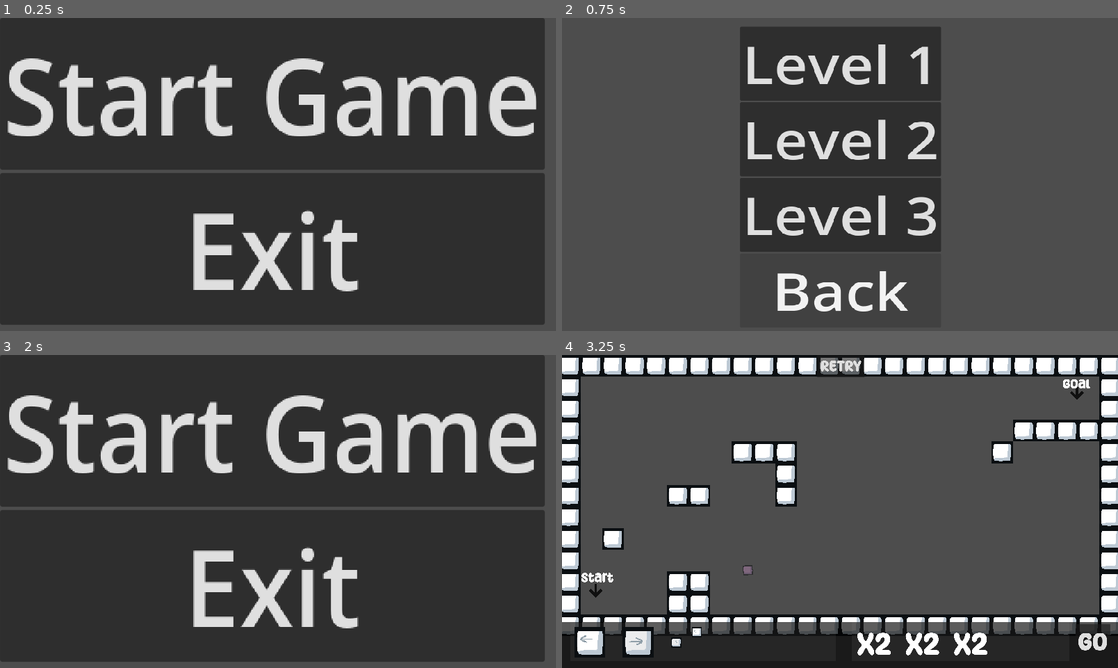
Above: before the commit, frames 1-4 (two rows, left to right).
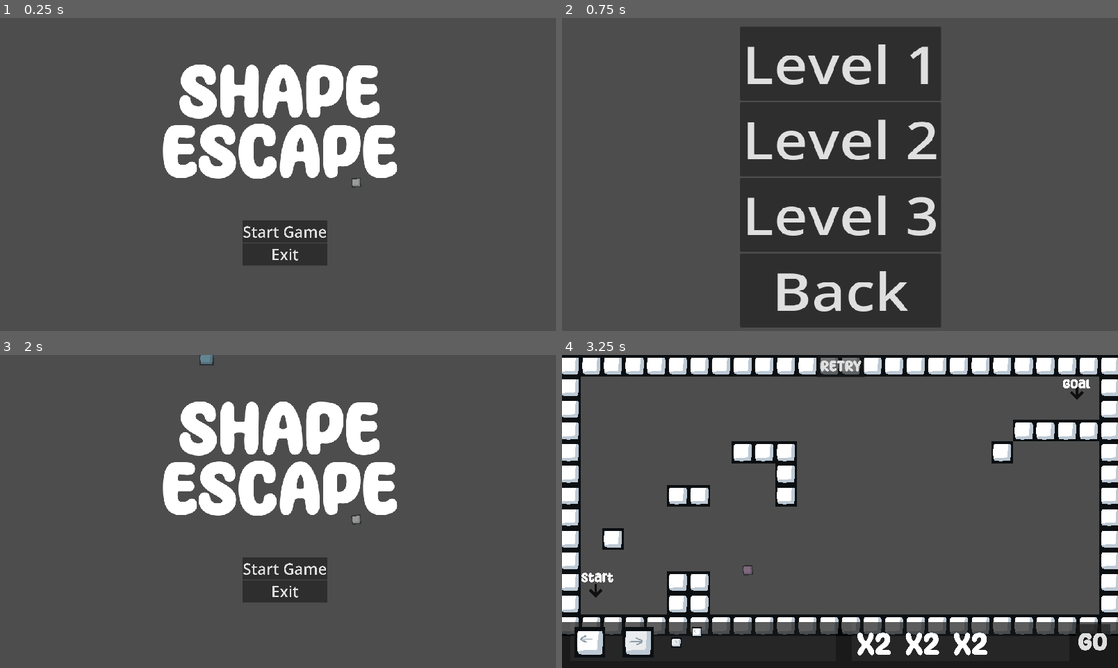
Above: after the commit, the same moments.

Repository: matt-neave/shapeEscape
Game: Godot game, scene res://scenes/menu.tscn
Same seed, same stepped clock (60 frames per second), same inputs: the game is played once before the commit and once after it.
Inputs:
- Up to frame 1 (0.25 s): no input
- Up to frame 2 (0.75 s): click "Start Game" at 0.5 s
- Up to frame 3 (2 s): click "Back" at 1.25 s
- Up to frame 4 (3.25 s): click "Start Game" at 2 s; click "Level 1" at 2.75 s

The runs differ from the first frame. In frame 1, 93% of the frame differs, in the area x 0-98%, y 0-98%; in frame 2, less than 0.1%; in frame 3, 93%; in frame 4, nothing differs.

Commit message:
Main menu refresh

Diff:
--- /dev/null
+++ b/particles/background_particles.tscn
@@ -0,0 +1,24 @@
+[gd_scene load_steps=4 format=3 uid="uid://xfns54a7n5eb"]
+
+[ext_resource type="Texture2D" uid="uid://dwhobjr1m8kcf" path="res://assets/tiles/basic_block.png" id="1_1m8pm"]
+
+[sub_resource type="Gradient" id="Gradient_awbfc"]
+colors = PackedColorArray(1, 1, 1, 0.447059, 1, 1, 1, 0)
+
+[sub_resource type="Gradient" id="Gradient_r0pac"]
+offsets = PackedFloat32Array(0, 0.19375, 0.40625, 0.634375, 0.83125, 1)
+colors = PackedColorArray(0.829512, 0.459831, 0.438717, 1, 0.737207, 0.575746, 0.876505, 1, 0.484408, 0.792659, 0.917553, 1, 0.720572, 0.895555, 0.682899, 1, 0.910437, 0.750373, 0.450916, 1, 1, 1, 1, 1)
+
+[node name="BackgroundParticles" type="CPUParticles2D"]
+position = Vector2(0, -353)
+lifetime = 10.0
+texture = ExtResource("1_1m8pm")
+emission_shape = 3
+emission_rect_extents = Vector2(800, 400)
+gravity = Vector2(0, 0)
+angular_velocity_min = 10.0
+angular_velocity_max = 10.0
+scale_amount_min = 0.3
+scale_amount_max = 0.5
+color_ramp = SubResource("Gradient_awbfc")
+color_initial_ramp = SubResource("Gradient_r0pac")
--- a/scenes/menu.tscn
+++ b/scenes/menu.tscn
@@ -1,17 +1,40 @@
-[gd_scene load_steps=3 format=3 uid="uid://ccwmoxj4dhdc8"]
+[gd_scene load_steps=5 format=3 uid="uid://ccwmoxj4dhdc8"]
 
+[ext_resource type="LabelSettings" uid="uid://w4vi2ub2x5dk" path="res://fonts/available_multiplier.tres" id="1_7kfud"]
 [ext_resource type="Script" path="res://scripts/start_button.gd" id="1_i7b7b"]
 [ext_resource type="Script" path="res://scripts/exit_button.gd" id="1_jacub"]
+[ext_resource type="PackedScene" uid="uid://xfns54a7n5eb" path="res://particles/background_particles.tscn" id="3_uphow"]
 
 [node name="Menu" type="Control"]
 layout_mode = 3
 anchors_preset = 0
 
+[node name="BackgroundParticles" parent="." instance=ExtResource("3_uphow")]
+position = Vector2(551, 321)
+amount = 32
+
+[node name="CenterContainer2" type="CenterContainer" parent="."]
+layout_mode = 0
+offset_left = 335.0
+offset_top = 91.0
+offset_right = 1152.0
+offset_bottom = 502.0
+scale = Vector2(0.6, 0.6)
+
+[node name="Label" type="Label" parent="CenterContainer2"]
+layout_mode = 2
+text = "SHAPE
+ESCAPE"
+label_settings = ExtResource("1_7kfud")
+horizontal_alignment = 1
+
 [node name="CenterContainer" type="CenterContainer" parent="."]
 layout_mode = 1
-offset_right = 96.0
-offset_bottom = 66.0
-scale = Vector2(1.599, 1.70731)
+offset_left = 502.0
+offset_top = 419.0
+offset_right = 1205.0
+offset_bottom = 789.0
+scale = Vector2(0.25, 0.25)
 
 [node name="VBoxContainer" type="VBoxContainer" parent="CenterContainer"]
 layout_mode = 2
@@ -28,3 +51,8 @@
 text = "Exit
 "
 script = ExtResource("1_jacub")
+
+[node name="Label" type="Label" parent="."]
+layout_mode = 0
+offset_right = 40.0
+offset_bottom = 23.0
--- a/scenes/sample_world.tscn
+++ b/scenes/sample_world.tscn
@@ -1,23 +1,16 @@
-[gd_scene load_steps=16 format=3 uid="uid://cpbgad7xpvgim"]
+[gd_scene load_steps=14 format=3 uid="uid://cpbgad7xpvgim"]
 
 [ext_resource type="TileSet" uid="uid://brbpok4okhehv" path="res://map_resources/world_tile_set.tres" id="1_3xljd"]
 [ext_resource type="Script" path="res://scripts/level_manager.gd" id="1_oc1xv"]
 [ext_resource type="Script" path="res://scripts/Phase1Camera.gd" id="2_gj8u6"]
 [ext_resource type="Script" path="res://scripts/tile_draw_controller.gd" id="2_x5ed3"]
-[ext_resource type="Texture2D" uid="uid://dwhobjr1m8kcf" path="res://assets/tiles/basic_block.png" id="3_dbfii"]
+[ext_resource type="PackedScene" uid="uid://xfns54a7n5eb" path="res://particles/background_particles.tscn" id="3_wj6ux"]
 [ext_resource type="PackedScene" uid="uid://dfiwma3suklni" path="res://scenes/avaliable_shapes.tscn" id="4_jnf17"]
 [ext_resource type="Script" path="res://scripts/goal.gd" id="4_ylrk4"]
 [ext_resource type="PackedScene" uid="uid://bjyivq413uhna" path="res://scenes/avaliable_multipliers.tscn" id="5_86tck"]
 [ext_resource type="FontFile" uid="uid://bfjao6y3cc3i" path="res://assets/fonts/MotleyForcesRegular-w1rZ3.ttf" id="7_k4dme"]
 [ext_resource type="PackedScene" uid="uid://rvp1j1c6hjh" path="res://particles/arrow_indicator.tscn" id="7_oeccr"]
 [ext_resource type="LabelSettings" uid="uid://w4vi2ub2x5dk" path="res://fonts/available_multiplier.tres" id="10_u4fb3"]
-
-[sub_resource type="Gradient" id="Gradient_awbfc"]
-colors = PackedColorArray(1, 1, 1, 0.447059, 1, 1, 1, 0)
-
-[sub_resource type="Gradient" id="Gradient_r0pac"]
-offsets = PackedFloat32Array(0, 0.19375, 0.40625, 0.634375, 0.83125, 1)
-colors = PackedColorArray(0.829512, 0.459831, 0.438717, 1, 0.737207, 0.575746, 0.876505, 1, 0.484408, 0.792659, 0.917553, 1, 0.720572, 0.895555, 0.682899, 1, 0.910437, 0.750373, 0.450916, 1, 1, 1, 1, 1)
 
 [sub_resource type="StyleBoxFlat" id="StyleBoxFlat_rk7v1"]
 bg_color = Color(0, 0, 0, 0.658824)
@@ -32,19 +25,7 @@
 zoom = Vector2(0.7, 0.7)
 script = ExtResource("2_gj8u6")
 
-[node name="BackgroundParticles" type="CPUParticles2D" parent="."]
-position = Vector2(0, -353)
-lifetime = 10.0
-texture = ExtResource("3_dbfii")
-emission_shape = 3
-emission_rect_extents = Vector2(800, 400)
-gravity = Vector2(0, 0)
-angular_velocity_min = 10.0
-angular_velocity_max = 10.0
-scale_amount_min = 0.3
-scale_amount_max = 0.5
-color_ramp = SubResource("Gradient_awbfc")
-color_initial_ramp = SubResource("Gradient_r0pac")
+[node name="BackgroundParticles" parent="." instance=ExtResource("3_wj6ux")]
 
 [node name="TileParticles" type="Node2D" parent="."]
 
